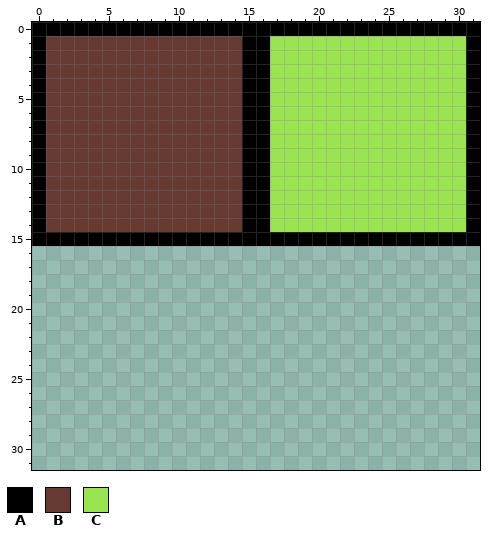
Two states of a pixel-art sprite, assets/map.png. The picture above is the old version.
The file is 64x64 pixels, drawn in blocks of 2x2; one block is one cell here.
Palette (. is transparent): A #000000  B #663931  C #99e550
Pixels before, first column x 0:
 0 AAAAAAAAAAAAAAAAAAAAAAAAAAAAAAAA
 1 ABBBBBBBBBBBBBBAACCCCCCCCCCCCCCA
 2 ABBBBBBBBBBBBBBAACCCCCCCCCCCCCCA
 3 ABBBBBBBBBBBBBBAACCCCCCCCCCCCCCA
 4 ABBBBBBBBBBBBBBAACCCCCCCCCCCCCCA
 5 ABBBBBBBBBBBBBBAACCCCCCCCCCCCCCA
 6 ABBBBBBBBBBBBBBAACCCCCCCCCCCCCCA
 7 ABBBBBBBBBBBBBBAACCCCCCCCCCCCCCA
 8 ABBBBBBBBBBBBBBAACCCCCCCCCCCCCCA
 9 ABBBBBBBBBBBBBBAACCCCCCCCCCCCCCA
10 ABBBBBBBBBBBBBBAACCCCCCCCCCCCCCA
11 ABBBBBBBBBBBBBBAACCCCCCCCCCCCCCA
12 ABBBBBBBBBBBBBBAACCCCCCCCCCCCCCA
13 ABBBBBBBBBBBBBBAACCCCCCCCCCCCCCA
14 ABBBBBBBBBBBBBBAACCCCCCCCCCCCCCA
15 AAAAAAAAAAAAAAAAAAAAAAAAAAAAAAAA
The same view after the edit:
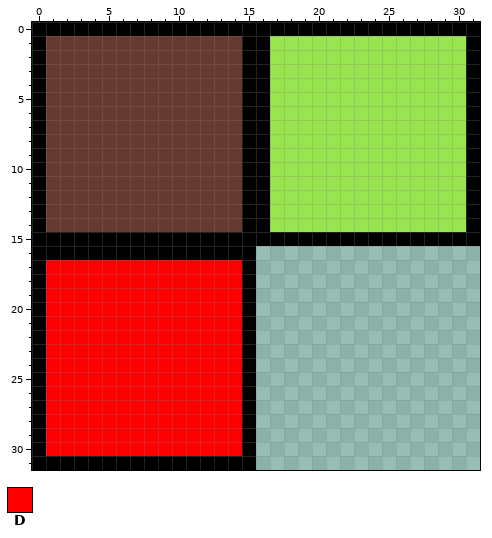
Colours new in this view: D #ff0000
Changes in this commit:
y 16: x 0..15 ................ -> AAAAAAAAAAAAAAAA
y 17..30: x 0..15 ................ -> ADDDDDDDDDDDDDDA
y 31: x 0..15 ................ -> AAAAAAAAAAAAAAAA
Where, in picture pixels (left, top, right, bottom), the same in both pictures:
added: (32, 246, 256, 470)
